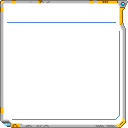
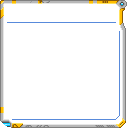
Revision of a layered 128px x 128px image; what changed, layer by layer:
painted on "Frame" over [0, 0, 128, 127]
